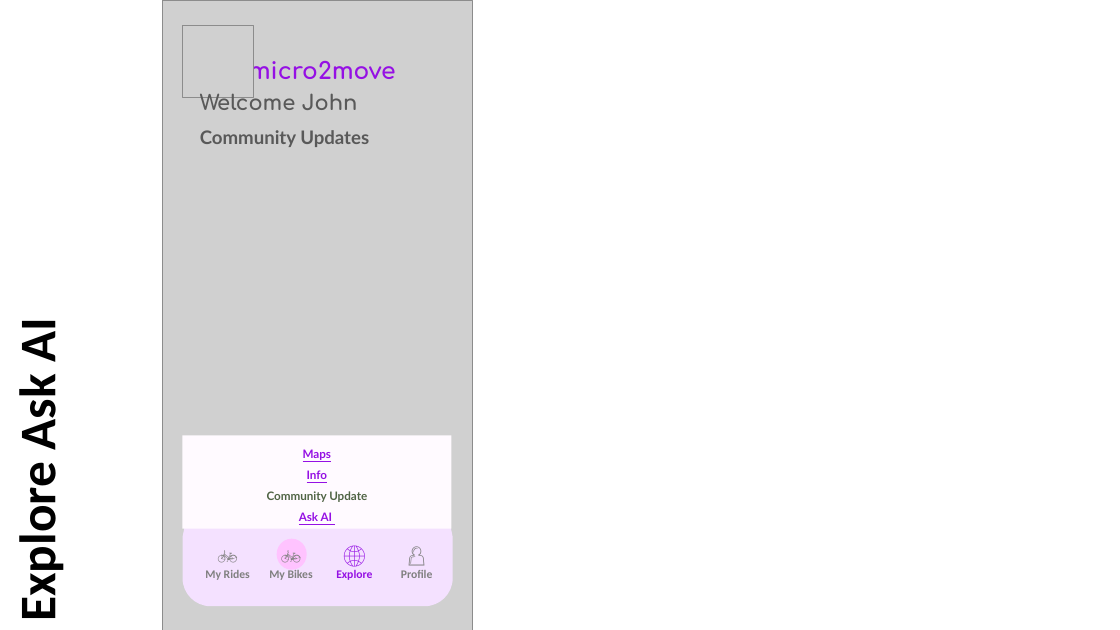
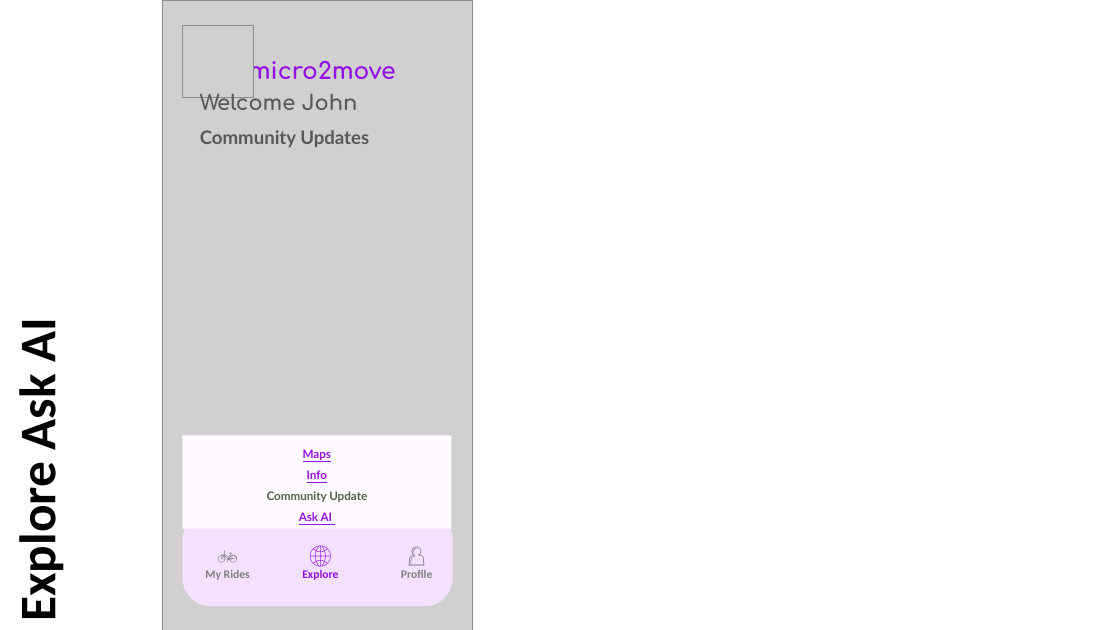
Before and after one commit to anodiamadmin/Micro2Move, a slide deck: slide 19 of BusinessAnalysis/Wireframes/WireframesA.pptx. Drawn at 1120x630 pixels with LibreOffice and Linux fonts; fonts in the diff are those of the drawing; grey boxes stand for pictures. Boxes give left, top, right and bottom in pixels: in the first picture for what was removed or moved away, otherwise in the second. Text is boxed around its words. In the diff, an @@ line names an element or a change of style, - is before the commit and + after.

```diff
--- a/BusinessAnalysis/Wireframes/WireframesA.pptx
+++ b/BusinessAnalysis/Wireframes/WireframesA.pptx
@@ ellipse removed at (x1=276, y1=539, x2=307, y2=570) @@
@@ text "🌐 Explore" moved from (x1=336, y1=570, x2=372, y2=580) to (x1=302, y1=570, x2=338, y2=580) @@
@@ text removed at (x1=269, y1=570, x2=313, y2=580) @@
-🚲
-My Bikes
```
Also in this commit, not shown: 12 other slides changed.
